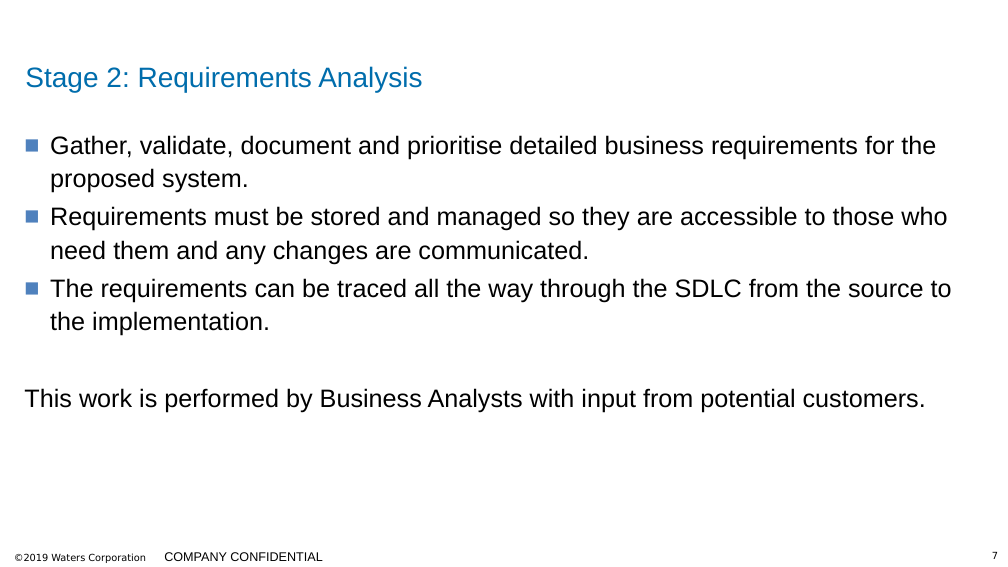
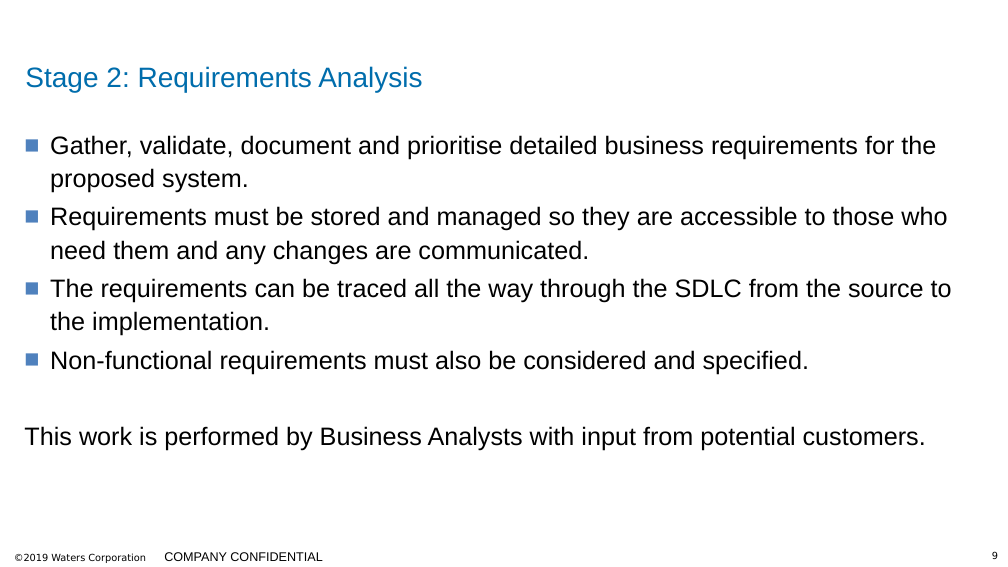
Before and after one commit to MCR-Digital/apprentice-boot-camp-methodologies, a slide deck: slide 9 of docs/Software Methodologies Fundamentals.pptx (slide 7 before the commit). Drawn at 1008x567 pixels with LibreOffice and Linux fonts; fonts in the diff are those of the drawing; background and template pictures are left out. Boxes give left, top, right and bottom in pixels: in the first picture for what was removed or moved away, otherwise in the second. Text is boxed around its words. In the diff, an @@ line names an element or a change of style, - is before the commit and + after.

```diff
--- a/docs/Software Methodologies Fundamentals.pptx
+++ b/docs/Software Methodologies Fundamentals.pptx
@@ text at (x1=50, y1=350, x2=809, y2=374): paragraph added @@
+■ Non-functional requirements must also be considered and specified.
@@ page number at (x1=992, y1=552, x2=998, y2=559): text changed @@
-7
+9
```
Also in this commit, not shown: 2 other slides changed, 2 slides added, 3 slides removed, 6 other files.
